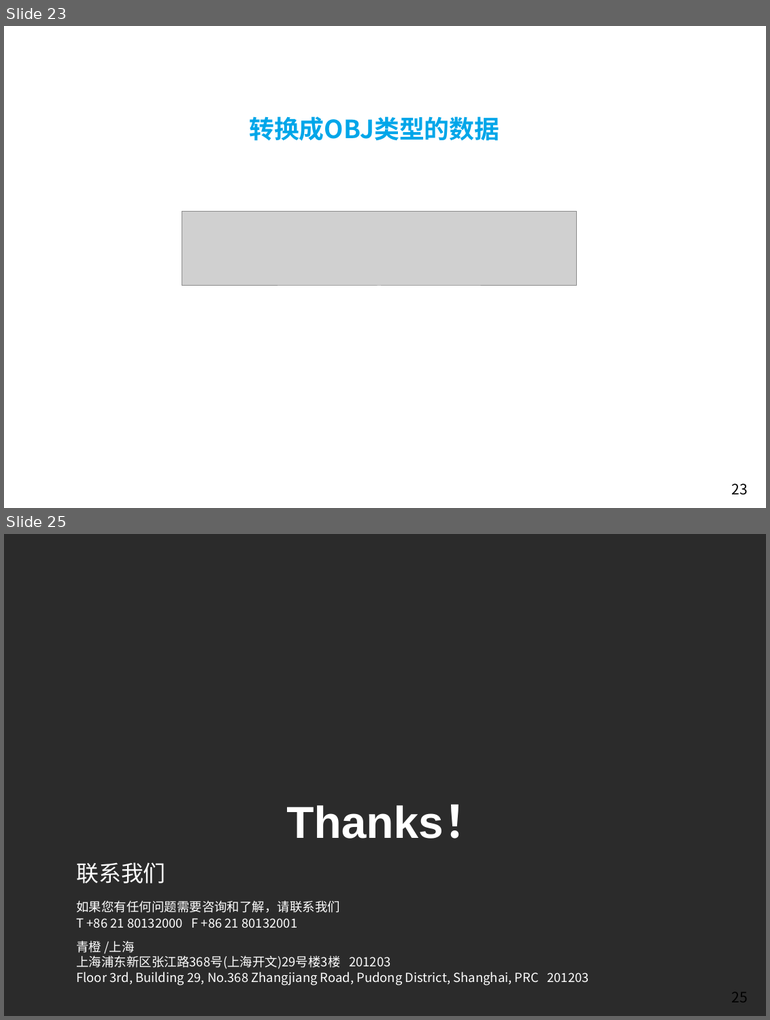
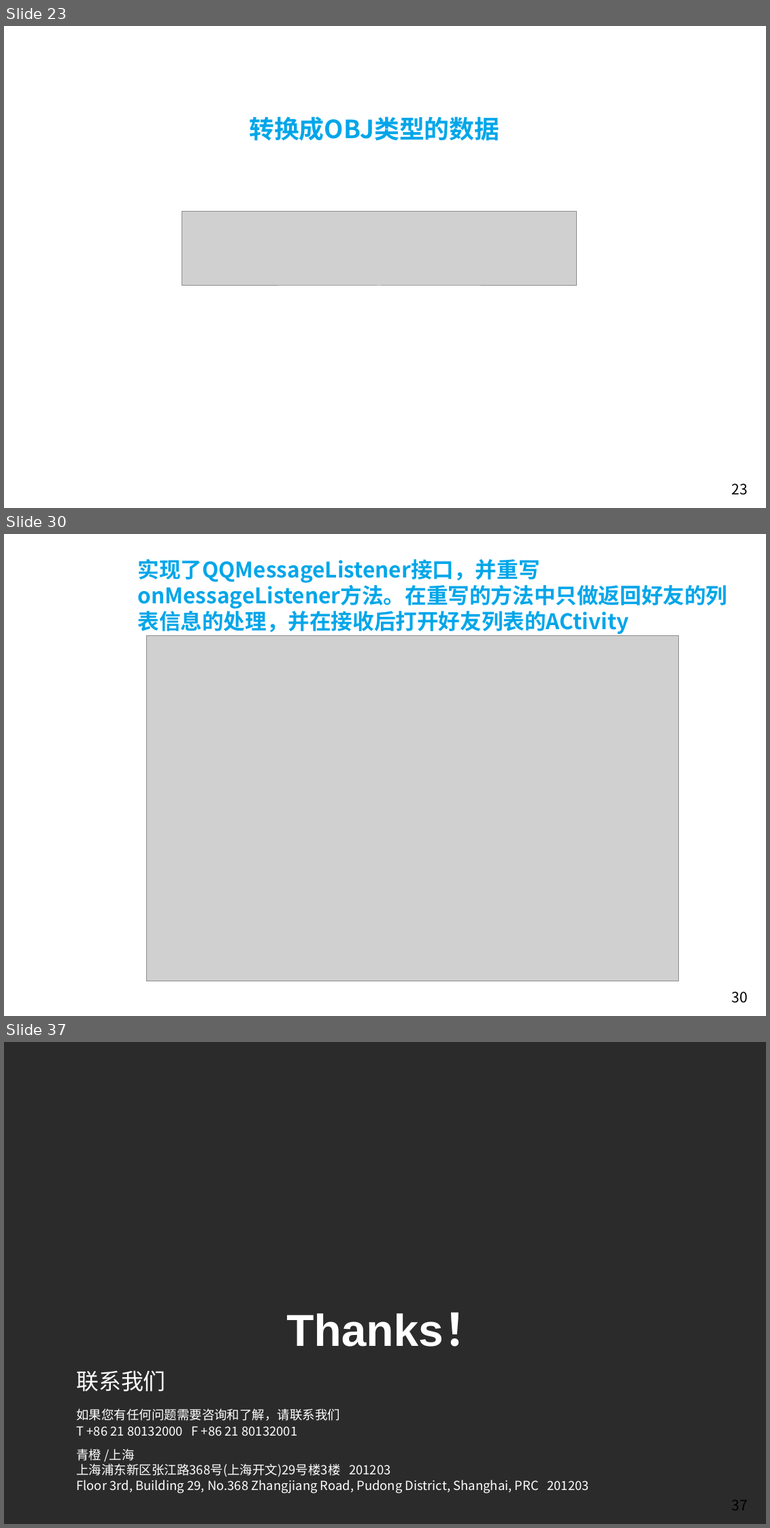
Before and after one commit to Easyhood/IM, a slide deck: 说明文档/IM即时通信总结.pptx. Shown one above the other, each under a label of ours: slides 23 and 25 before the commit, slides 23, 30 and 37 after it; the slides between them are not shown. The pictures are 770x1020 and 770x1528 pixels, drawn with LibreOffice and Linux fonts; fonts in the diff are those of the drawing; grey boxes stand for pictures; background and template pictures are left out; a plain dark background stands for a picture behind light text. Boxes give left, top, right and bottom in pixels: in the first picture for what was removed or moved away, otherwise in the second. Text is boxed around its words. In the diff, an @@ line names an element or a change of style, - is before the commit and + after.

```diff
--- a/说明文档/IM即时通信总结.pptx
+++ b/说明文档/IM即时通信总结.pptx
@@ slide 30 added at box(4, 534, 766, 1016), background picture (left out); not listed: 1 template element that a slide beside it also shows @@
@@ text added at box(137, 559, 727, 634), 24 pt, text #00A6E9, bold @@
+实现了QQMessageListener接口，并重写onMessageListener方法。在重写的方法中只做返回好友的列表信息的处理，并在接收后打开好友列表的ACtivity
@@ picture added at box(147, 636, 679, 981) @@
@@ what was slide 25 is now slide 37 @@
@@ page number at box(732, 1500, 747, 1511): text changed @@
-25
+37
```
Also in this commit, not shown: 12 other slides added, 2 slides removed, 3 other files.
